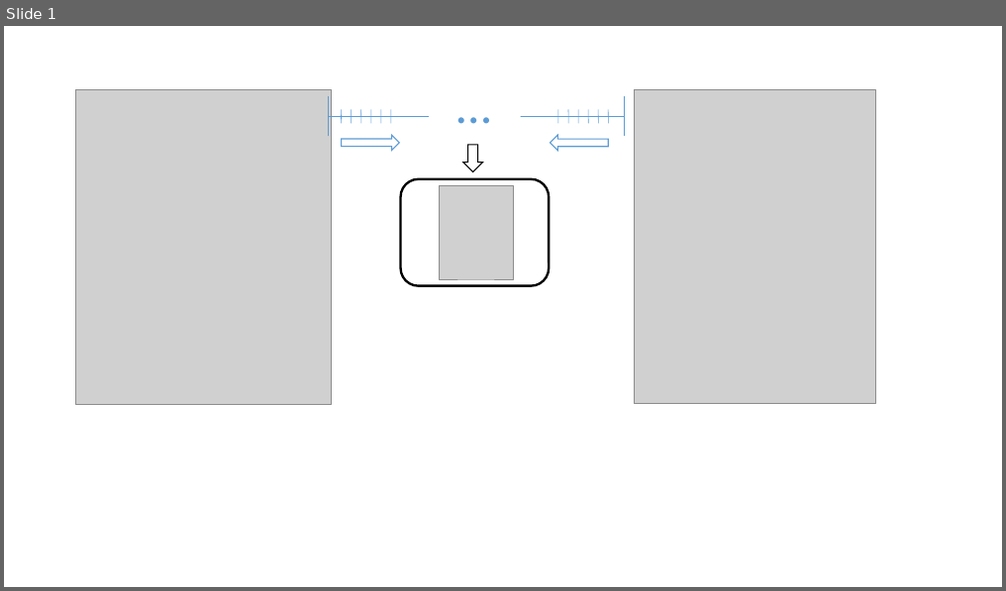
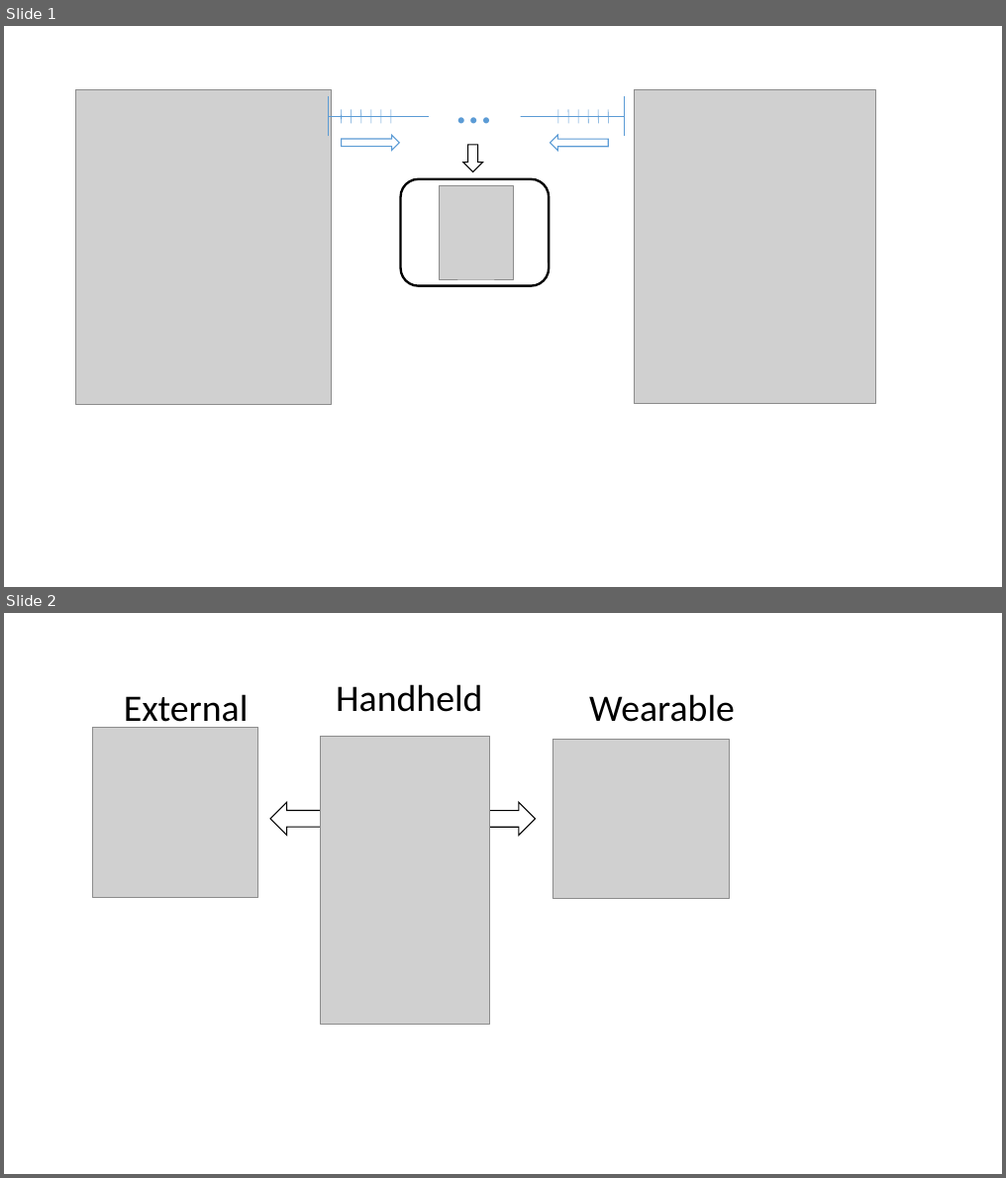
Before and after one commit to cm15320/robot, a slide deck: MSc Thesis/images/introExample.pptx. Shown one above the other, each under a label of ours: slide 1 before the commit, slides 1 and 2 after it. The pictures are 1006x591 and 1006x1178 pixels, drawn with LibreOffice and Linux fonts; fonts in the diff are those of the drawing; grey boxes stand for pictures. Boxes give left, top, right and bottom in pixels: in the first picture for what was removed or moved away, otherwise in the second. Text is boxed around its words. In the diff, an @@ line names an element or a change of style, - is before the commit and + after.

```diff
--- a/MSc Thesis/images/introExample.pptx
+++ b/MSc Thesis/images/introExample.pptx
@@ slide 2 added at (4, 613, 1002, 1174), background #FFFFFF @@
@@ group added at (92, 684, 735, 1024): 3 pictures, 3 texts @@
+External
+Wearable
+Handheld
@@ left arrow added at (270, 802, 344, 836), outline #000000 1 pt @@
@@ left arrow added at (462, 802, 536, 836), outline #000000 1 pt @@
```
Also in this commit, not shown: 6 other slides added, 22 other files.
